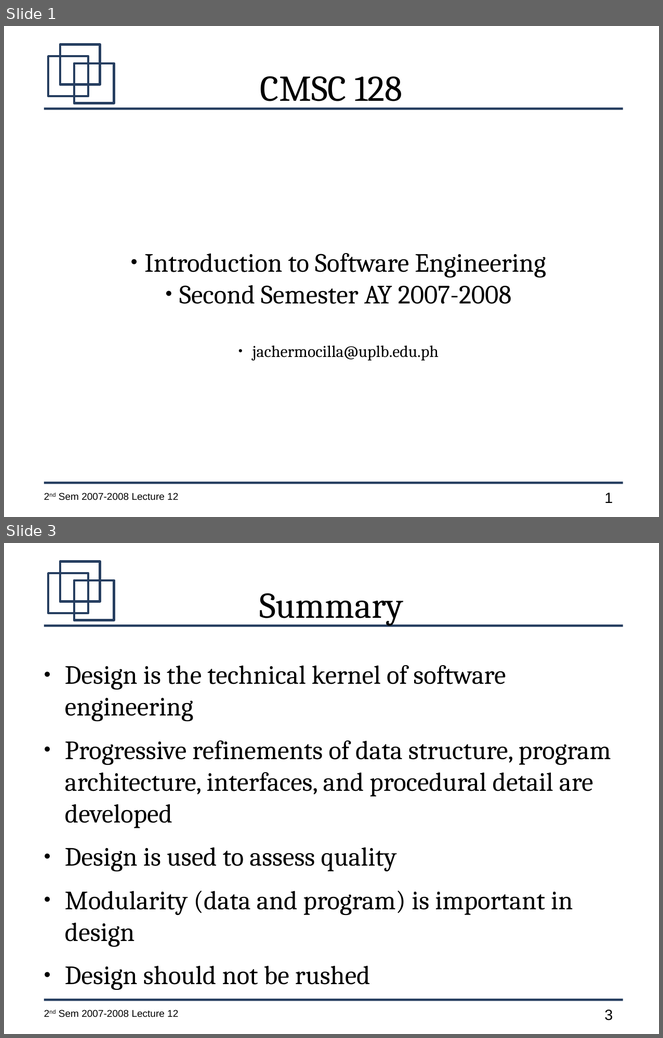
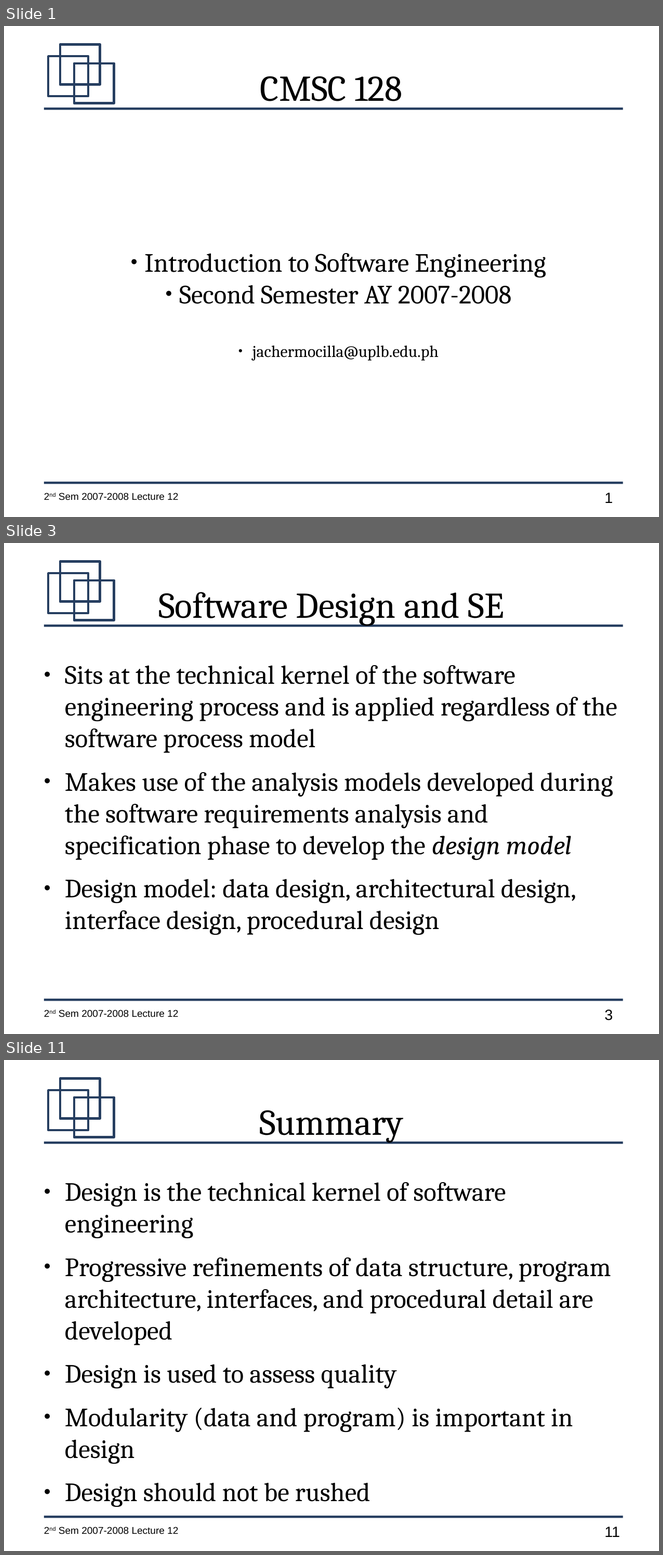
Before and after one commit to jachermocilla/jach-homepage, a slide deck: CMSC128-2nd-Sem-2007-L13.odp. Shown one above the other, each under a label of ours: slides 1 and 3 before the commit, slides 1, 3 and 11 after it; the slides between them are not shown. The pictures are 663x1038 and 663x1555 pixels, drawn with LibreOffice and Linux fonts; fonts in the diff are those of the drawing. Boxes give left, top, right and bottom in pixels: in the first picture for what was removed or moved away, otherwise in the second. Text is boxed around its words. In the diff, an @@ line names an element or a change of style, - is before the commit and + after.

```diff
--- a/CMSC128-2nd-Sem-2007-L13.odp
+++ b/CMSC128-2nd-Sem-2007-L13.odp
@@ slide 3 added at (x1=4, y1=543, x2=659, y2=1034), background #FFFFFF; not listed: 7 template elements that a slide beside it also shows @@
@@ title added at (x1=158, y1=592, x2=504, y2=626), 44 pt, text #000000 @@
+Software Design and SE
@@ text added at (x1=65, y1=665, x2=618, y2=935), 32 pt, text #000000 @@
+● Sits at the technical kernel of the software engineering process and is applied regardless of the software process model
+● Makes use of the analysis models developed during the software requirements analysis and specification phase to develop the design model
+● Design model: data design, architectural design, interface design, procedural design
@@ what was slide 3 is now slide 11 @@
@@ page number at (x1=605, y1=1527, x2=620, y2=1537): text changed @@
-3
+11
```
Also in this commit, not shown: 8 other slides added, 1 slide removed.
